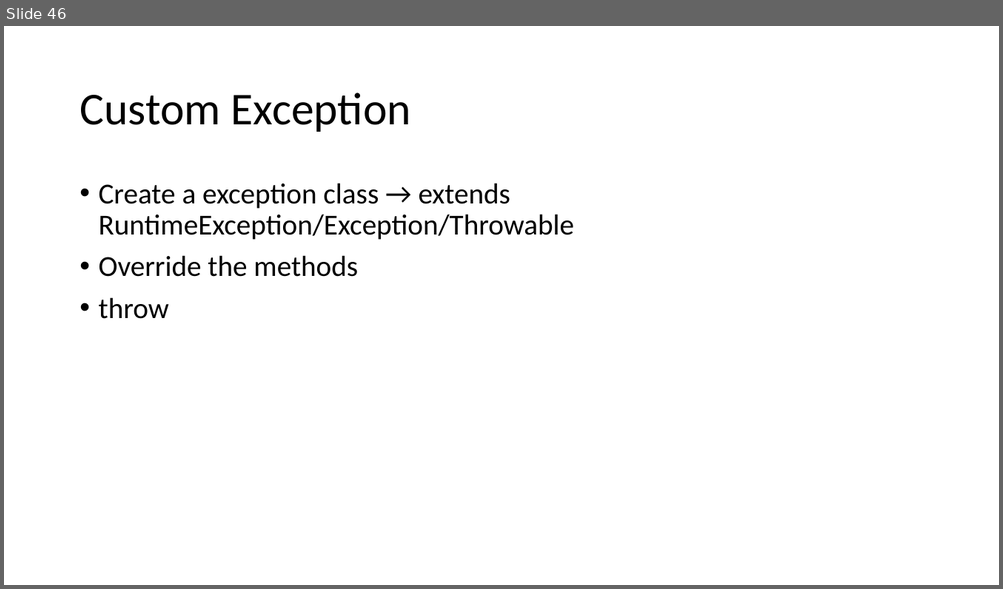
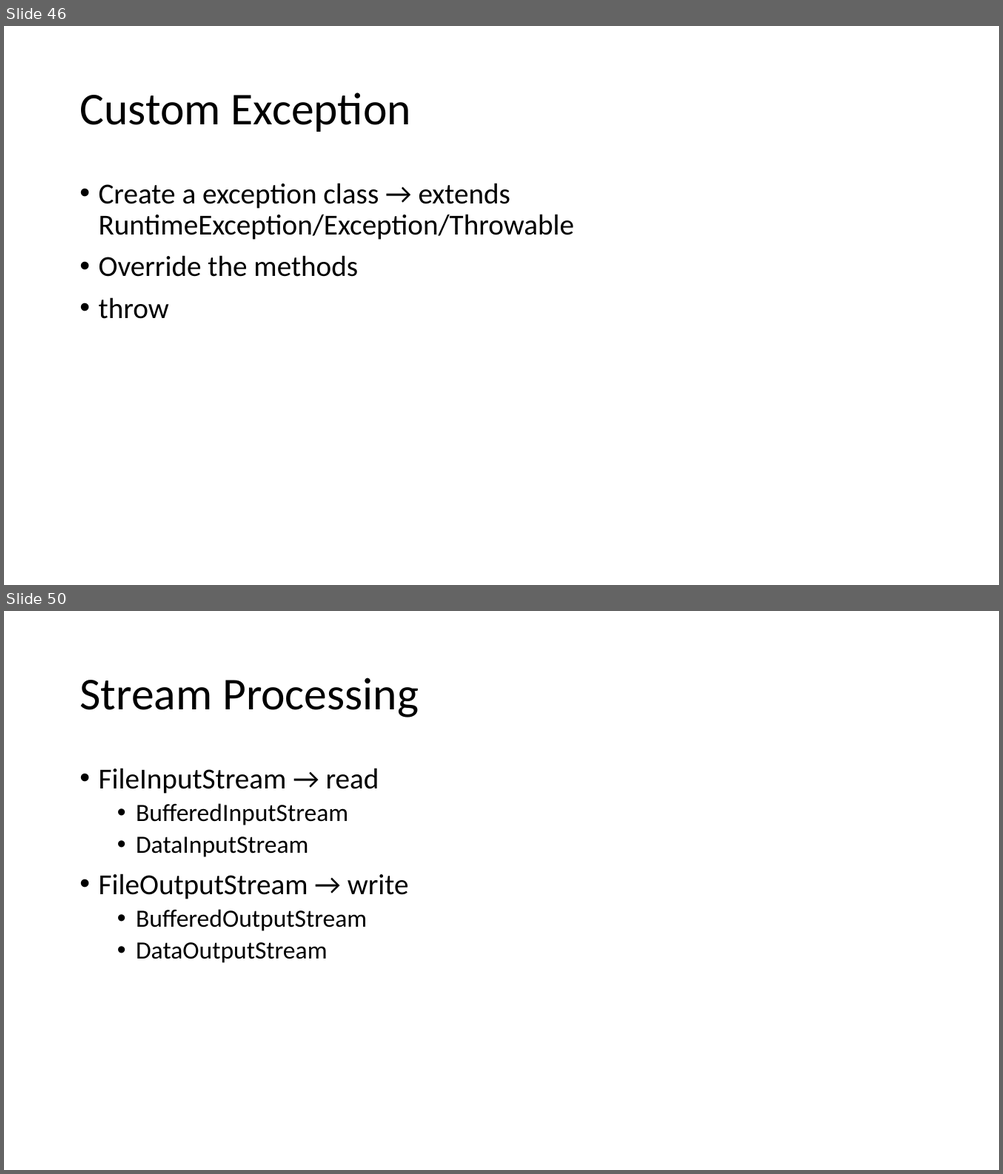
Before and after one commit to caprepo/java-jul, a slide deck: Java.pptx. Shown one above the other, each under a label of ours: slide 46 before the commit, slides 46 and 50 after it; the slides between them are not shown. The pictures are 1003x589 and 1003x1174 pixels, drawn with LibreOffice and Linux fonts; fonts in the diff are those of the drawing. Boxes give left, top, right and bottom in pixels: in the first picture for what was removed or moved away, otherwise in the second. Text is boxed around its words. In the diff, an @@ line names an element or a change of style, - is before the commit and + after.

```diff
--- a/Java.pptx
+++ b/Java.pptx
@@ slide 50 added at (4,611,999,1170), background #FFFFFF @@
@@ title added at (79,678,418,718), 44 pt, text #000000 @@
+Stream Processing
@@ text added at (99,768,409,963), 24 pt, text #000000 @@
+• FileInputStream → read
+  • BufferedInputStream
+  • DataInputStream
+• FileOutputStream → write
+  • BufferedOutputStream
+  • DataOutputStream
```
Also in this commit, not shown: 13 other slides added, 1 other file.
